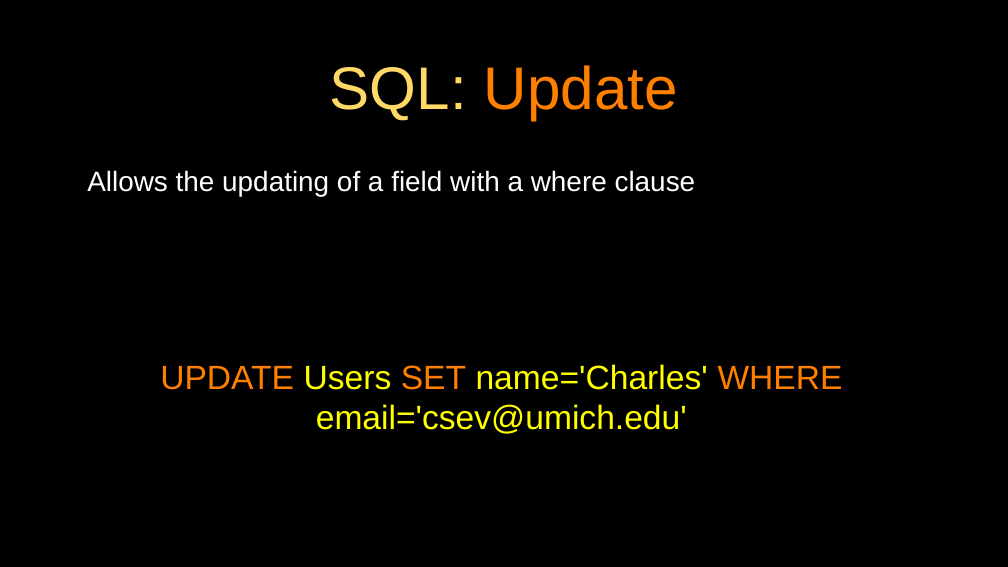
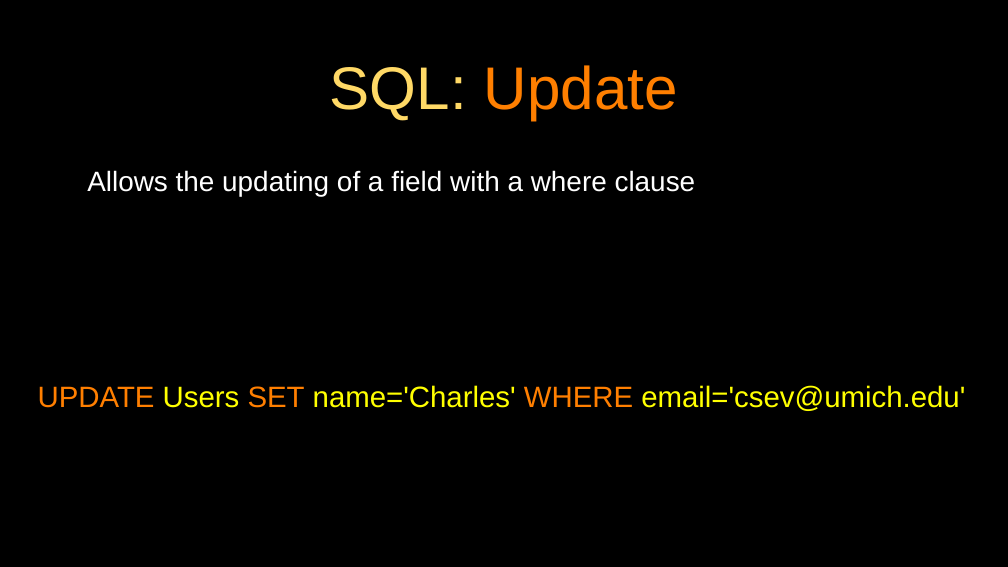
Before and after one commit to csev/dj4e, a slide deck: slide 14 of lectures/SQL-01-Basics.pptx. Drawn at 1008x567 pixels with LibreOffice and Linux fonts; fonts in the diff are those of the drawing. Boxes give left, top, right and bottom in pixels: in the first picture for what was removed or moved away, otherwise in the second. Text is boxed around its words. In the diff, an @@ line names an element or a change of style, - is before the commit and + after.

```diff
--- a/lectures/SQL-01-Basics.pptx
+++ b/lectures/SQL-01-Basics.pptx
@@ text "UPDATE Users SET name='Charles' WHERE ..." at (38,385,965,411): size 32 to 28 pt @@
```
Also in this commit, not shown: 1 other slide changed, 1 other file.
